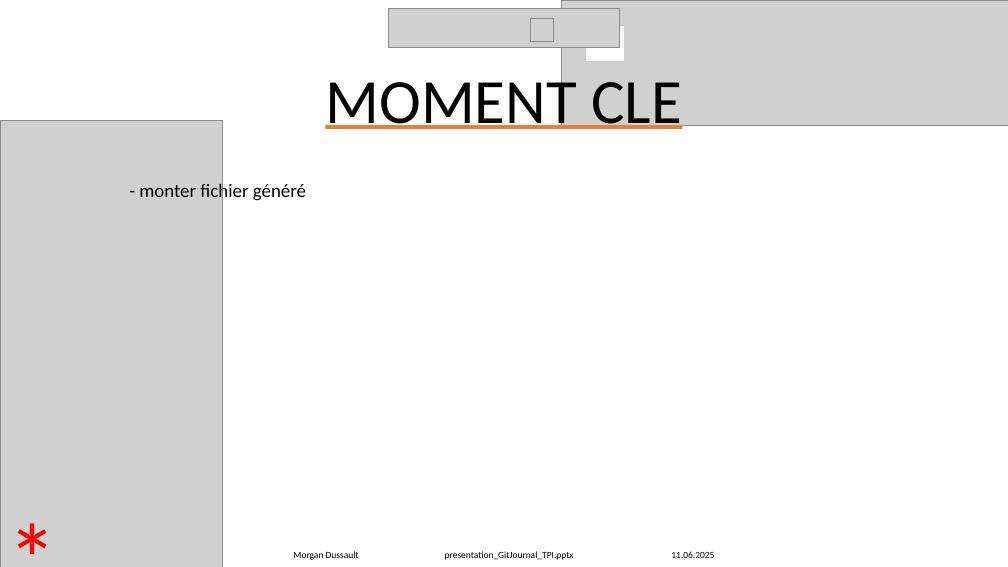
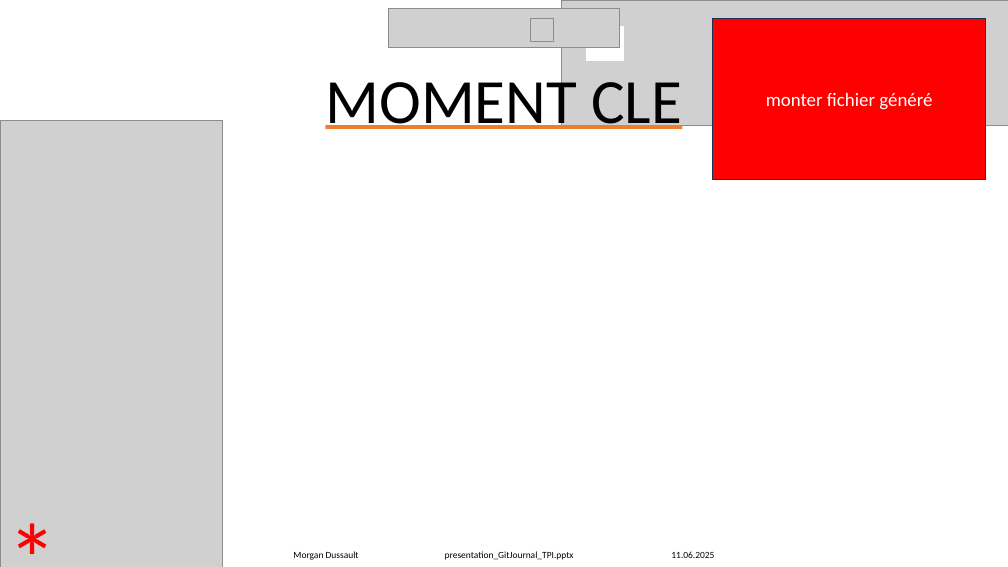
Before and after one commit to Morgan-DD/GitJournal, a slide deck: slide 29 of presentation/presentation_GitJournal_TPI.pptx. Drawn at 1008x567 pixels with LibreOffice and Linux fonts; fonts in the diff are those of the drawing; grey boxes stand for pictures. Boxes give left, top, right and bottom in pixels: in the first picture for what was removed or moved away, otherwise in the second. Text is boxed around its words. In the diff, an @@ line names an element or a change of style, - is before the commit and + after.

```diff
--- a/presentation/presentation_GitJournal_TPI.pptx
+++ b/presentation/presentation_GitJournal_TPI.pptx
@@ rectangle "monter fichier généré": place and size @@
-rectangle "monter fichier généré" at box(139, 181, 306, 202)
+rectangle "monter fichier généré" at box(713, 18, 986, 179)
@@ rectangle "monter fichier généré" at box(713, 18, 986, 179): vertical alignment top to middle; fill none to #FF0000; outline none to #1E3256 1 pt @@
@@ text in rectangle at box(766, 93, 932, 110): text changed; text colour #000000 to #FFFFFF @@
-- monter fichier généré
+monter fichier généré
```
Also in this commit, not shown: 9 other slides changed, 8 other files.
